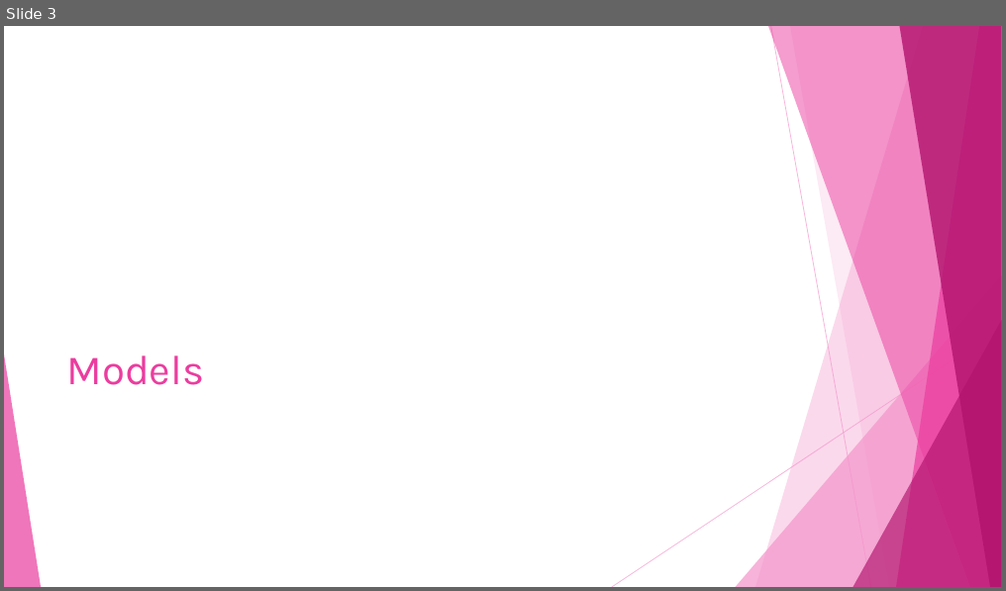
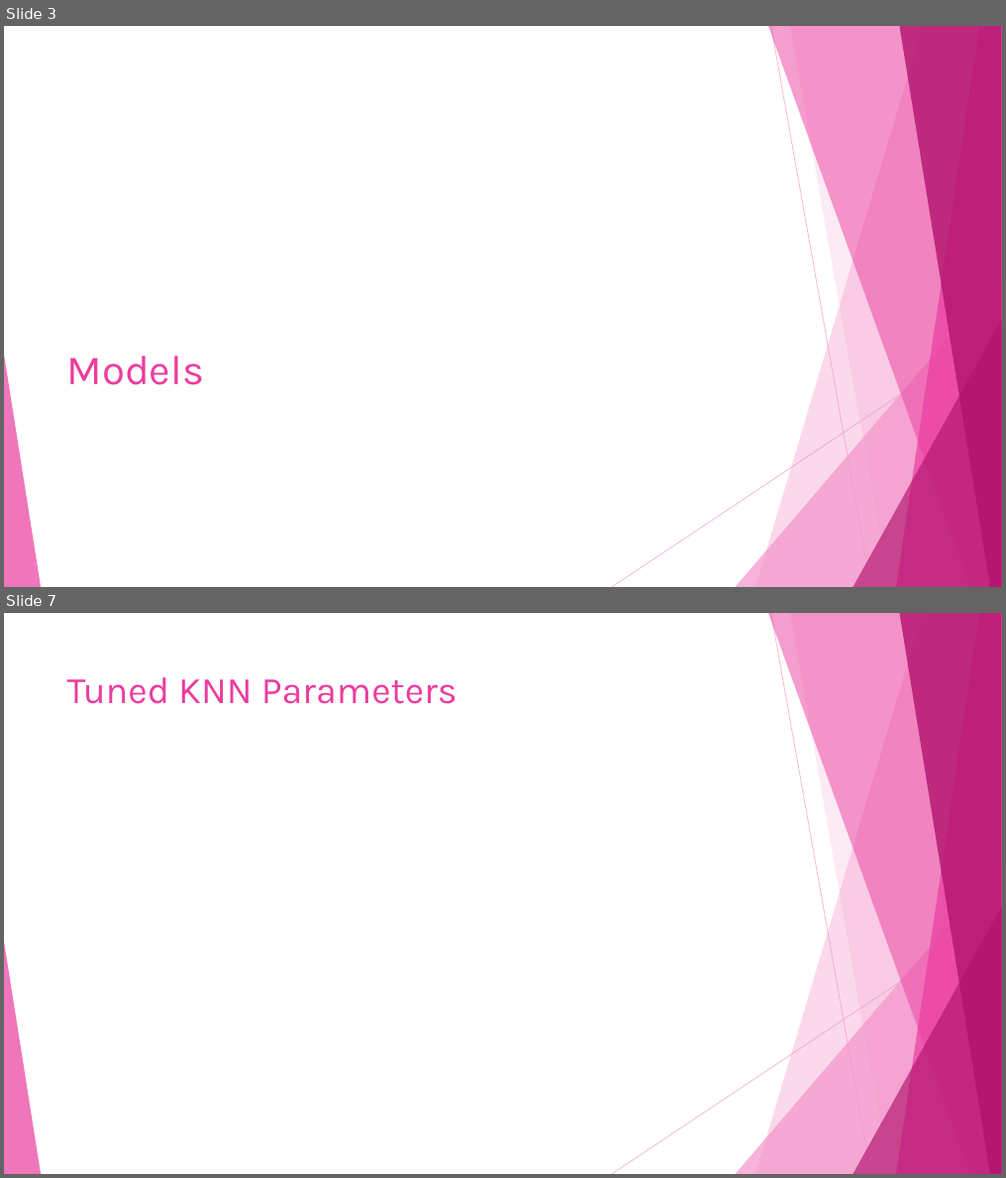
Before and after one commit to dlaposata/Breast_Cancer_Analysis, a slide deck: austins_temp_powerpoint.pptx. Shown one above the other, each under a label of ours: slide 3 before the commit, slides 3 and 7 after it; the slides between them are not shown. The pictures are 1006x591 and 1006x1178 pixels, drawn with LibreOffice and Linux fonts; fonts in the diff are those of the drawing. Boxes give left, top, right and bottom in pixels: in the first picture for what was removed or moved away, otherwise in the second. Text is boxed around its words. In the diff, an @@ line names an element or a change of style, - is before the commit and + after.

```diff
--- a/austins_temp_powerpoint.pptx
+++ b/austins_temp_powerpoint.pptx
@@ slide 7 added at (4, 613, 1002, 1174), background #FFFFFF; not listed: 10 template elements that a slide beside it also shows @@
@@ title added at (67, 677, 457, 704), 36 pt, text #EB3D9F @@
+Tuned KNN Parameters
```
Also in this commit, not shown: 3 slides changed, 8 other slides added, 2 slides removed, 1 other file.
